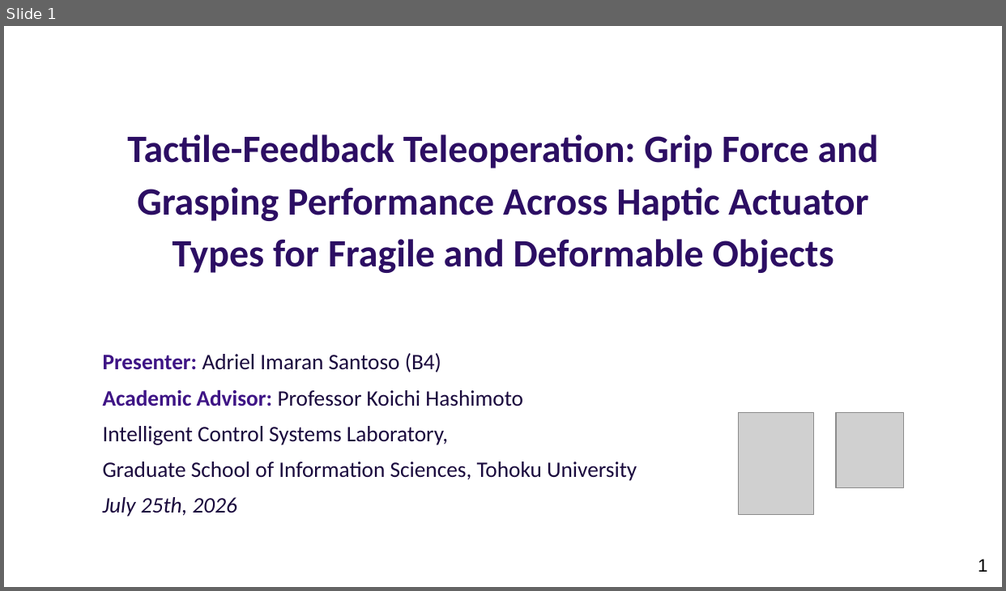
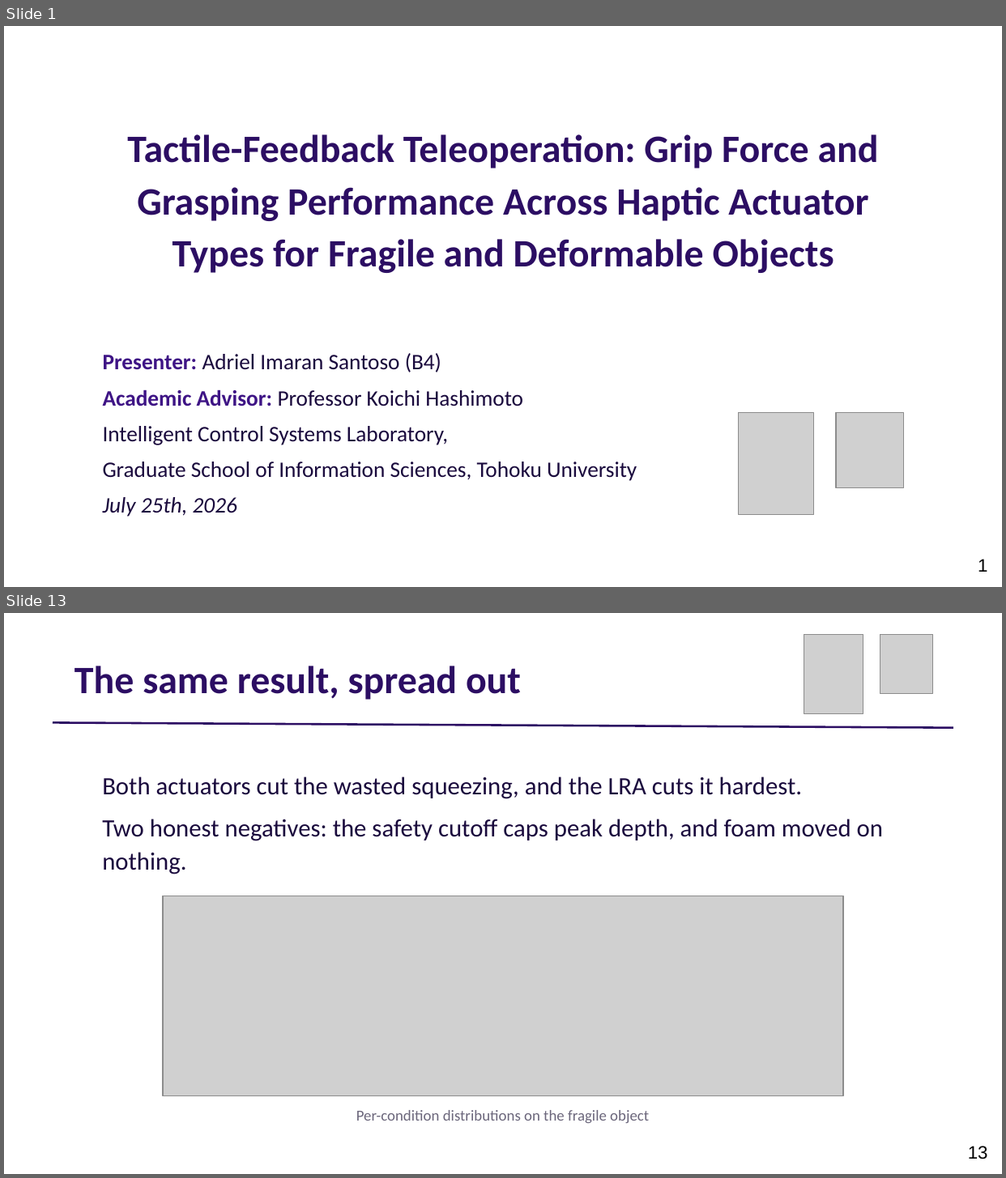
Before and after one commit to adibatic/gripper-haptic, a slide deck: thesis/presentation_slides.pptx. Shown one above the other, each under a label of ours: slide 1 before the commit, slides 1 and 13 after it; the slides between them are not shown. The pictures are 1006x591 and 1006x1178 pixels, drawn with LibreOffice and Linux fonts; fonts in the diff are those of the drawing; grey boxes stand for pictures. Boxes give left, top, right and bottom in pixels: in the first picture for what was removed or moved away, otherwise in the second. Text is boxed around its words. In the diff, an @@ line names an element or a change of style, - is before the commit and + after.

```diff
--- a/thesis/presentation_slides.pptx
+++ b/thesis/presentation_slides.pptx
@@ slide 13 added at <box>4,613,1002,1174</box>, background #FFFFFF @@
@@ picture added at <box>804,634,863,713</box> @@
@@ picture added at <box>880,634,933,693</box> @@
@@ text added at <box>74,666,521,700</box>, 28 pt, text #2C0E63, bold @@
+The same result, spread out
@@ line added from (53, 723) to (953, 728), #2C0E63 1.5 pt @@
@@ text added at <box>102,777,883,875</box>, 18 pt, text #1A0A3D @@
+Both actuators cut the wasted squeezing, and the LRA cuts it hardest.
+Two honest negatives: the safety cutoff caps peak depth, and foam moved on nothing.
@@ picture added at <box>163,897,843,1097</box> @@
@@ text added at <box>356,1110,649,1123</box>, 11 pt, text #6B667B @@
+Per-condition distributions on the fragile object
@@ page number added at <box>968,1146,988,1160</box>, 13 pt, text #000000 @@
+13
```
Also in this commit, not shown: 5 slides changed, 10 other slides added, 14 slides removed, 3 other files.
